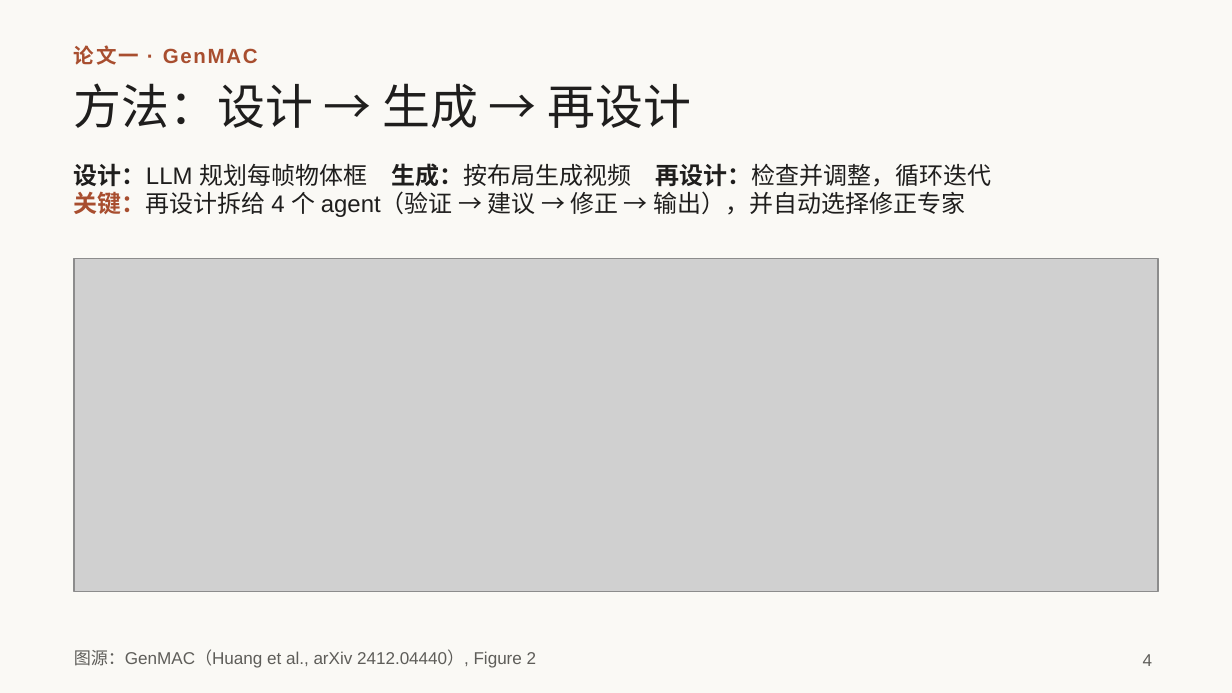
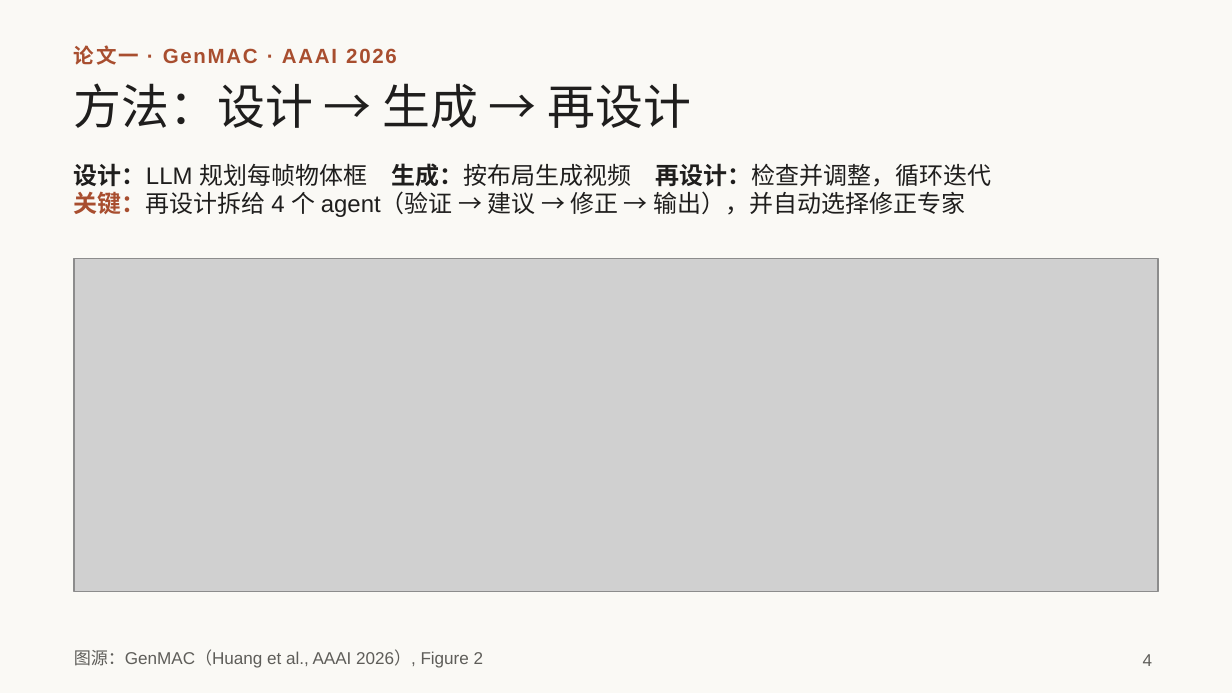
Before and after one commit to irving-2222/ICML, a slide deck: slide 4 of talk/研究分享_从多智能体协作到自进化.pptx. Drawn at 1232x693 pixels with LibreOffice and Linux fonts; fonts in the diff are those of the drawing; grey boxes stand for pictures. Boxes give left, top, right and bottom in pixels: in the first picture for what was removed or moved away, otherwise in the second. Text is boxed around its words. In the diff, an @@ line names an element or a change of style, - is before the commit and + after.

```diff
--- a/talk/研究分享_从多智能体协作到自进化.pptx
+++ b/talk/研究分享_从多智能体协作到自进化.pptx
@@ text at (74,45,397,65): text changed @@
-论文一 · GenMAC
+论文一 · GenMAC · AAAI 2026
@@ text at (74,649,484,668): text changed @@
-图源：GenMAC（Huang et al., arXiv 2412.04440）, Figure 2
+图源：GenMAC（Huang et al., AAAI 2026）, Figure 2
```
Also in this commit, not shown: 6 other slides changed.
